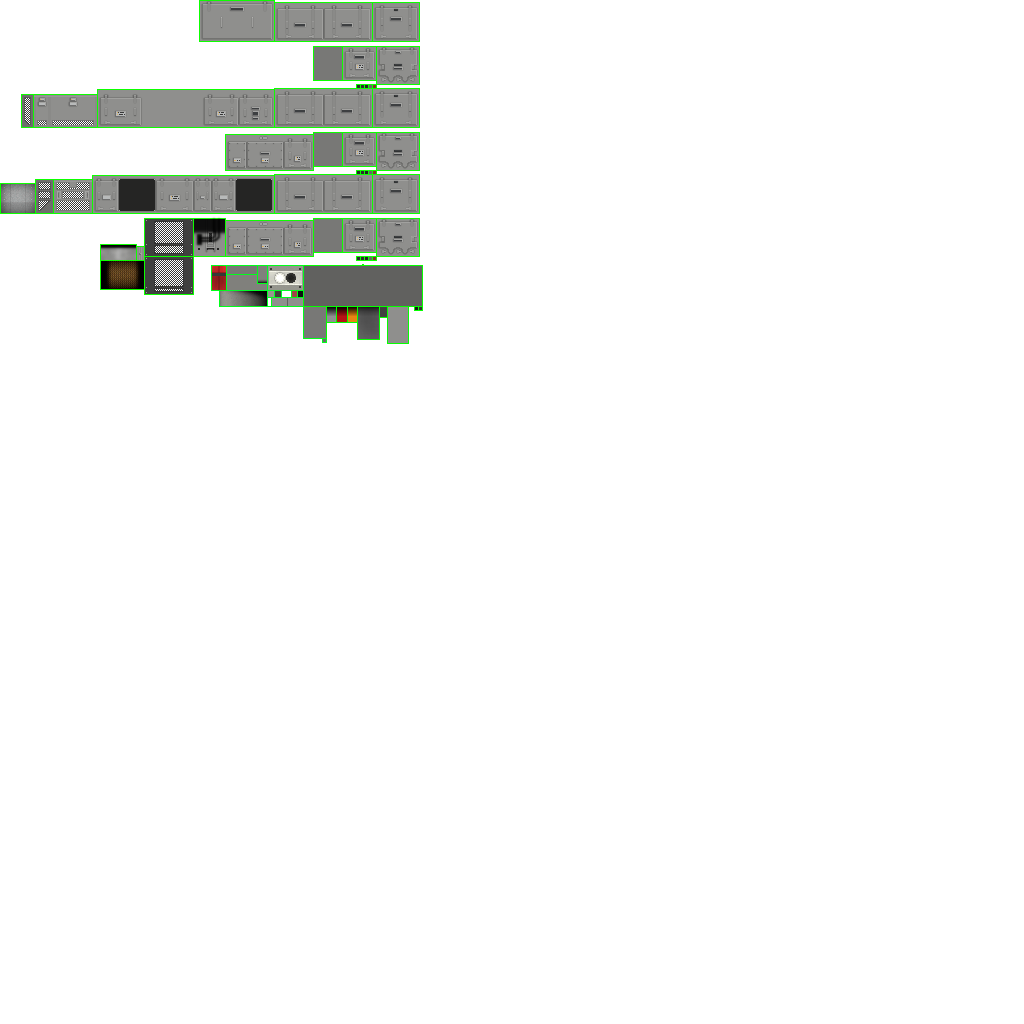
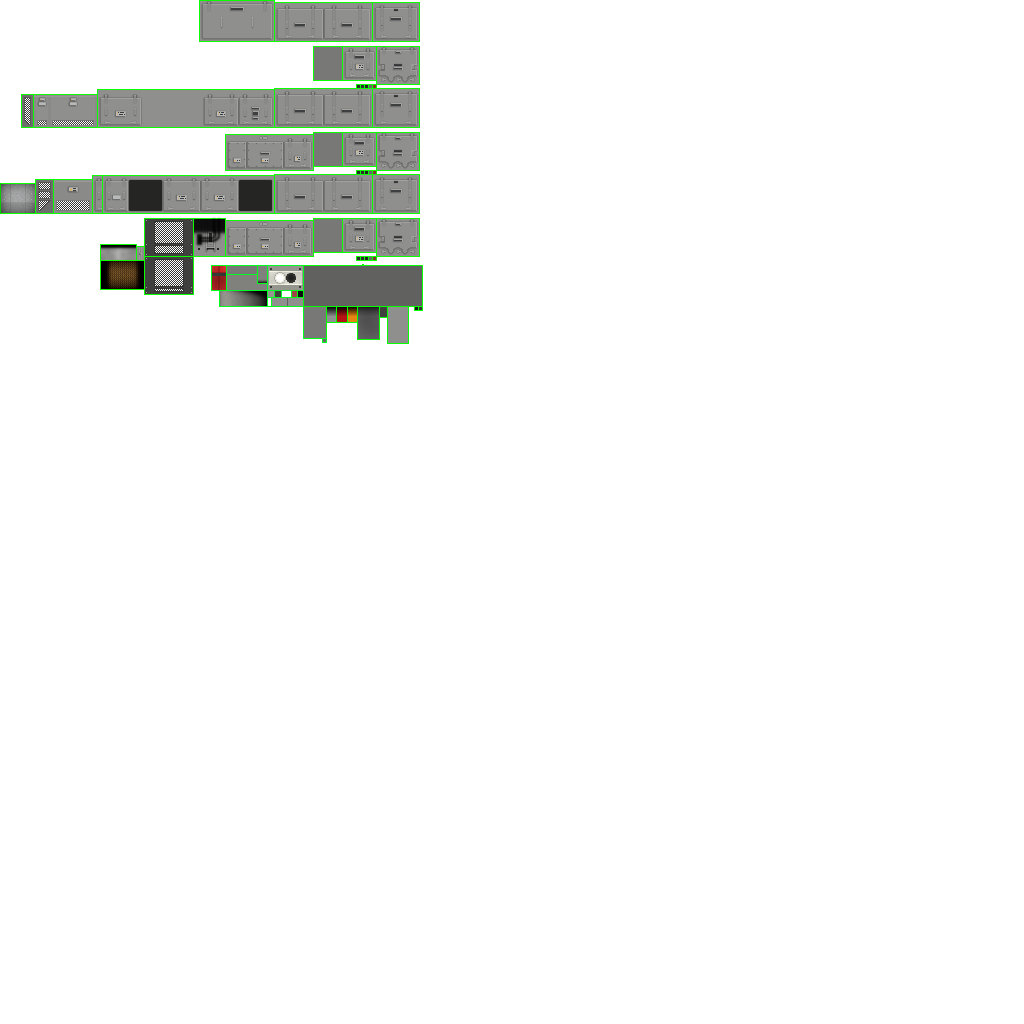
Before/after of a 1024x1024 layered artwork. What changed in the layer stack:
showed group "M1(All-SiC仕様)" (10 layers) over [0, 176, 273, 214]
